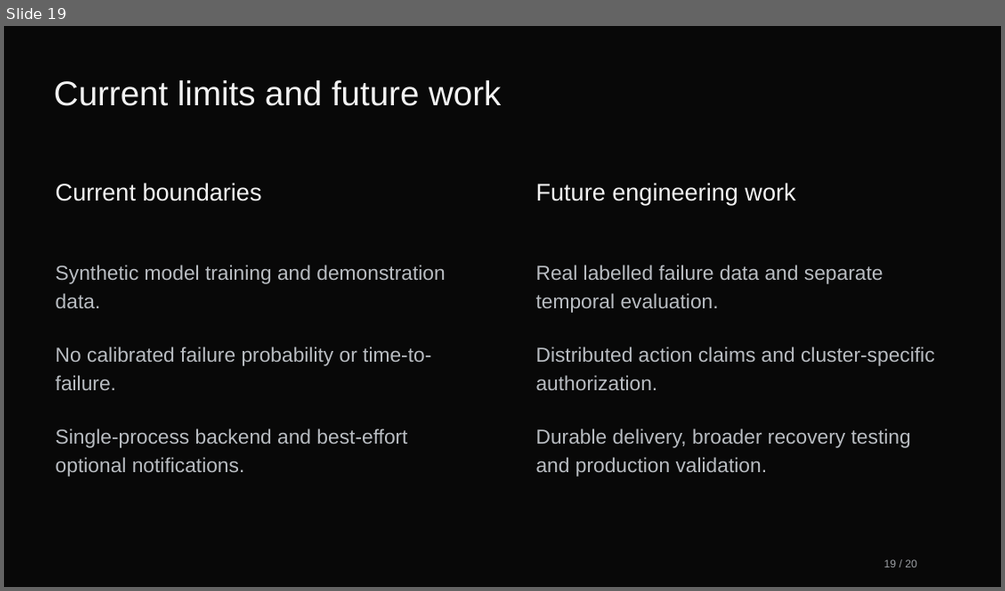
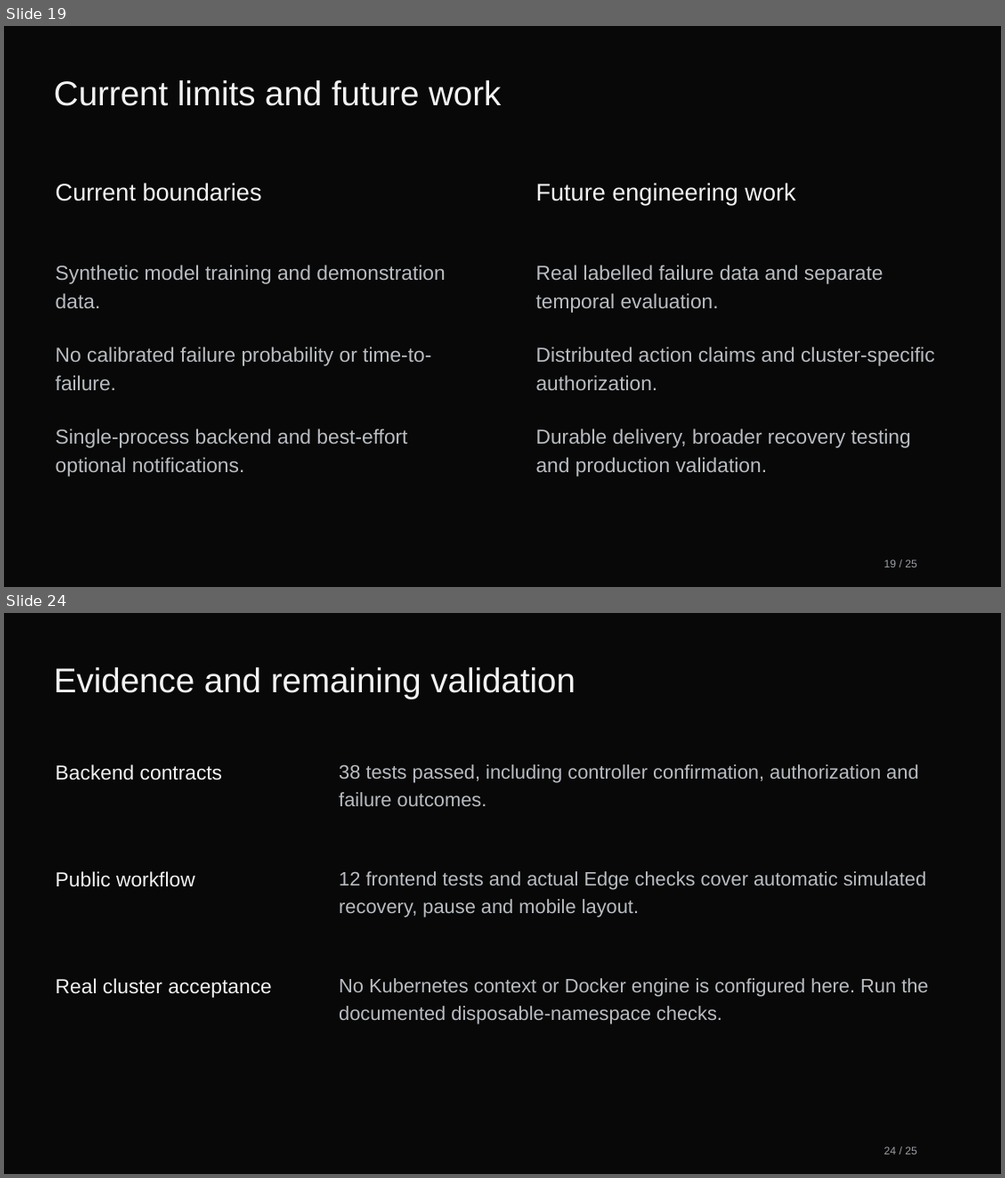
Before and after one commit to manikantbindass/AutoHealOps-Self-Healing-Kubernetes-Cluster-with-AI-Fault-Detection, a slide deck: docs/overview/AutoHealOps-Project-Explained.pptx. Shown one above the other, each under a label of ours: slide 19 before the commit, slides 19 and 24 after it; the slides between them are not shown. The pictures are 1005x591 and 1005x1178 pixels, drawn with LibreOffice and Linux fonts; fonts in the diff are those of the drawing. Boxes give left, top, right and bottom in pixels: in the first picture for what was removed or moved away, otherwise in the second. Text is boxed around its words. In the diff, an @@ line names an element or a change of style, - is before the commit and + after.

Commit message:
docs: explain autonomous recovery in guides

```diff
--- a/docs/overview/AutoHealOps-Project-Explained.pptx
+++ b/docs/overview/AutoHealOps-Project-Explained.pptx
@@ slide 24 added at (x1=4, y1=613, x2=1001, y2=1174), background #080808 @@
@@ text added at (x1=54, y1=667, x2=575, y2=699), 33 pt, text #F2F2F2 @@
+Evidence and remaining validation
@@ text added at (x1=56, y1=764, x2=222, y2=780), 19.5 pt, text #F2F2F2 @@
+Backend contracts
@@ text added at (x1=339, y1=764, x2=918, y2=806), 18.8 pt, text #B9BDC2 @@
+38 tests passed, including controller confirmation, authorization and failure outcomes.
@@ text added at (x1=56, y1=871, x2=195, y2=887), 19.5 pt, text #F2F2F2 @@
+Public workflow
@@ text added at (x1=339, y1=871, x2=926, y2=917), 18.8 pt, text #B9BDC2 @@
+12 frontend tests and actual Edge checks cover automatic simulated recovery, pause and mobile layout.
@@ text added at (x1=56, y1=978, x2=272, y2=997), 19.5 pt, text #F2F2F2 @@
+Real cluster acceptance
@@ text added at (x1=339, y1=978, x2=928, y2=1024), 18.8 pt, text #B9BDC2 @@
+No Kubernetes context or Docker engine is configured here. Run the documented disposable-namespace checks.
@@ text added at (x1=884, y1=1146, x2=917, y2=1154), 10.5 pt, text #9C9FA4 @@
+24 / 25
@@ slide 19 changed as well @@
@@ text at (x1=884, y1=559, x2=917, y2=567): text changed @@
-19 / 20
+19 / 25
```
Also in this commit, not shown: 18 other slides changed, 4 other slides added, 5 other files.
